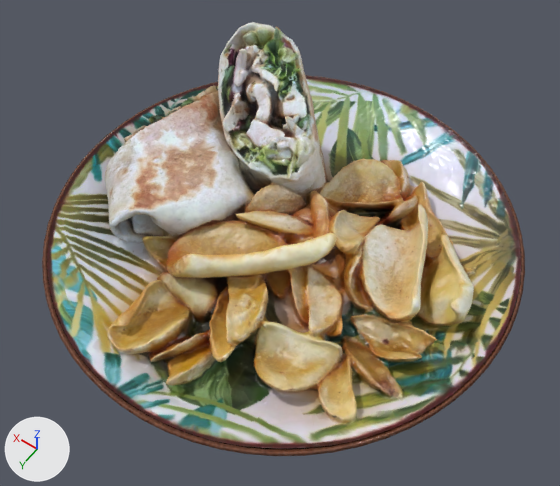
A saved change to the glTF model Plato_06.glb.
Both versions are drawn from a camera (50 mm lens) standing at (-0.151, 0.214, 0.344) and looking at (-0.009, 0.015, 0.031). Every picture has the same lights, and +X, +Y and +Z are marked at lower left. The older version comes first. Where no turn or scale is listed for an object, it has been applied to the vertices. Vertices at exactly the same position are counted once.

Before the edit, the objects in view are built like this:
```python
me_3dmodel_013 = bpy.data.meshes.new('3DModel.013')
me_3dmodel_013.from_pydata(...)  # 16028 vertices, 31667 faces; spans x -0.124..0.125, y -0.126..0.123, z 0.005..0.091
me_3dmodel_013.materials.append(mat_3dmodel_012)
me_plate_low_default_0_003 = bpy.data.meshes.new('Plate_low_Default_0.003')
me_plate_low_default_0_003.from_pydata(...)  # 832 vertices, 1660 faces; spans x -0.127..0.128, y -0.129..0.126, z 0.001..0.02
me_plate_low_default_0_003.materials.append(mat_plato_azul_blanco_002)
ob_chicken_roll_decimate = bpy.data.objects.new('Chicken Roll Decimate', me_3dmodel_013)
ob_chicken_roll_decimate.location = (0.0, 0.0, 0.0)
ob_chickenroll__blue_plate_copy = bpy.data.objects.new('ChickenRoll  Blue Plate copy', me_plate_low_default_0_003)
ob_chickenroll__blue_plate_copy.location = (0.0, 0.0, 0.0)
```
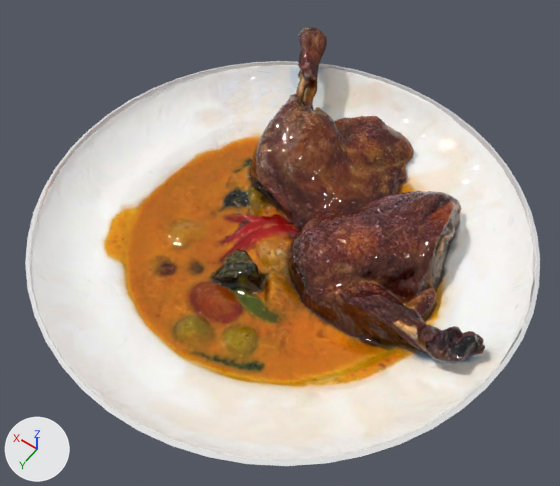
Where the change shows, as pixel boxes (x1, y1, x2, y2) in the pictures (560 x 486 px):
'Duck Curry Decimate', added: after (31, 26, 534, 460)
'Chicken Roll Decimate', deleted: before (47, 22, 521, 448)
'ChickenRoll  Blue Plate copy', reshaped, moved, rescaled, recoloured (mostly hidden): before (42, 75, 525, 456); after (25, 61, 540, 467)

What changed in the scene script:
```text
Add img_diffuse4:
    img_diffuse4 = load_image('Diffuse4', '_unpacked/Diffuse4', 2048, 2048, 'sRGB')
Add img_normal_generic:
    img_normal_generic = load_image('Normal_Generic', '_unpacked/Normal_Generic', 512, 512, 'Non-Color')
Add mat_white_ringplate:
    mat_white_ringplate = principled_material('White_RingPlate')
    mat_white_ringplate.base_color = (1.0, 1.0, 1.0)  # white #ffffff
    mat_white_ringplate.metallic = 0.386
    mat_white_ringplate.roughness = 0.0
Add mat_material_0_041:
    mat_material_0_041 = bpy.data.materials.new('Material_0.041')
    # uses the picture img_diffuse4
    # uses the picture img_normal_generic
Change me_plate_low_default_0_003:
    used by ob_chickenroll__blue_plate_copy; location = (0.0, 0.0, 0.0)
    remove me_plate_low_default_0_003.from_pydata(...)  # 832 vertices, 1660 faces; spans x -0.127..0.128, y -0.129..0.126, z 0.001..0.02
    remove me_plate_low_default_0_003.materials.append(mat_plato_azul_blanco_002)
    add me_plate_low_default_0_003.from_pydata(...)  # 888 vertices, 1776 faces; spans x -0.13..0.13, y -0.13..0.13, z 0.006..0.026
    me_plate_low_default_0_003 part 1: 1 vertex moved within x -0.039, y -0.099, z 0.006; 830 vertices removed from x -0.127..0.128, y -0.129..0.126, z 0.001..0.02; 886 vertices added at x -0.13..0.13, y -0.13..0.13, z 0.006..0.026
    add me_plate_low_default_0_003.materials.append(mat_white_ringplate)  # white #ffffff
Add me_mesh_0_004:
    me_mesh_0_004.from_pydata(...)  # 11953 vertices, 23686 faces; spans x -0.131..0.135, y -0.134..0.131, z -0.007..0.042
    me_mesh_0_004.materials.append(mat_material_0_041)
Remove ob_chicken_roll_decimate:
    ob_chicken_roll_decimate = bpy.data.objects.new('Chicken Roll Decimate', me_3dmodel_013)
    ob_chicken_roll_decimate.location = (0.0, 0.0, 0.0)
Change ob_chickenroll__blue_plate_copy:
    ob_chickenroll__blue_plate_copy.location: (0.0, 0.0, 0.0) -> (0.0011, -0.0013, -0.0055)
    ob_chickenroll__blue_plate_copy.scale: (1.0, 1.0, 1.0) -> (1.03, 1.03, 1.19)
Add ob_duck_curry_decimate:
    ob_duck_curry_decimate = bpy.data.objects.new('Duck Curry Decimate', me_mesh_0_004)
    ob_duck_curry_decimate.location = (-0.0003, -0.0002, 0.0071)
```
